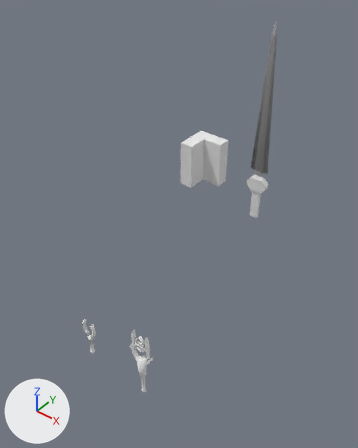
The Blender file blender/neuronwork.blend as it was, and as the next commit left it.
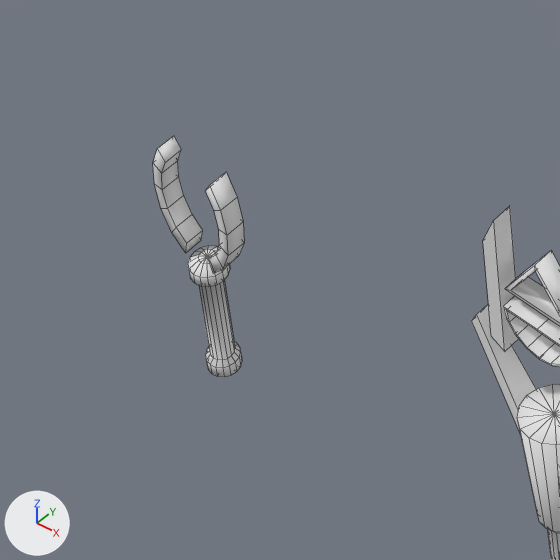
The first picture shows the older version from a camera (50 mm lens) standing at (6.42, -4.67, 9.4) and looking at (0.19, 3.07, 1.85). The close-ups show both versions on the part from 17% to 40% of the width and 67% to 85% of the height of that picture. The lights are fixed; the arrows at lower left show +X, +Y and +Z. The close-ups show mesh edges as thin lines. The same objects are shown in both versions, whatever each file hides.

The first close-up shows 'arrow', 'collector', 'tool0'.
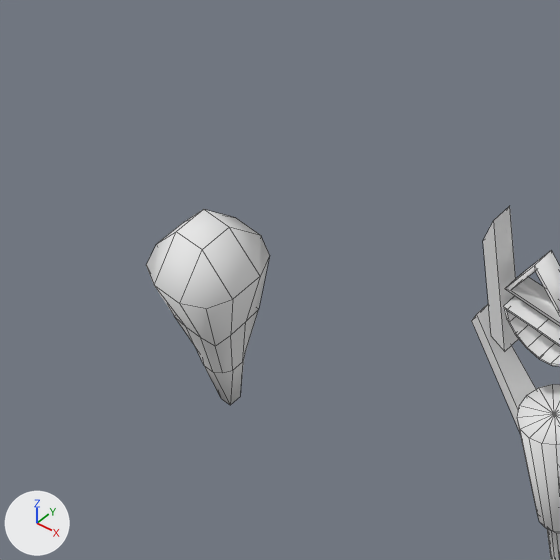
Changed parts and their boxes (x1, y1, x2, y2) in the close-ups (560 x 560 px):
'energyattack0', added
    after: (146, 209, 270, 405)
'collector', moved (not visible afterwards)
    before: (153, 136, 244, 377)

The change, as a list of edits to the scene's bpy script:
```text
Add mat_energymat0:
    mat_energymat0 = diffuse_material('energymat0')
    mat_energymat0.base_color = (0.8, 0.8, 0.8)  # white #e7e7e7
Add me_energyattack0mesh:
    me_energyattack0mesh.from_pydata(...)  # 44 vertices, 42 faces; spans x -0.32..0.32, y -0.32..0.32, z -0.81..0.72
    me_energyattack0mesh.polygons.foreach_set('use_smooth', [True] * 42)
    me_energyattack0mesh.materials.append(mat_energymat0)  # white #e7e7e7
Change ob_collector:
    ob_collector.location: (0.0, 0.0, 0.0) -> (3.015, 0.0, 0.0)
Add ob_energyattack0:
    ob_energyattack0 = bpy.data.objects.new('energyattack0', me_energyattack0mesh)
    ob_energyattack0.location = (0.0, 0.0, 0.0)
    ob_energyattack0.scale = (0.593, 0.593, 0.593)
```
